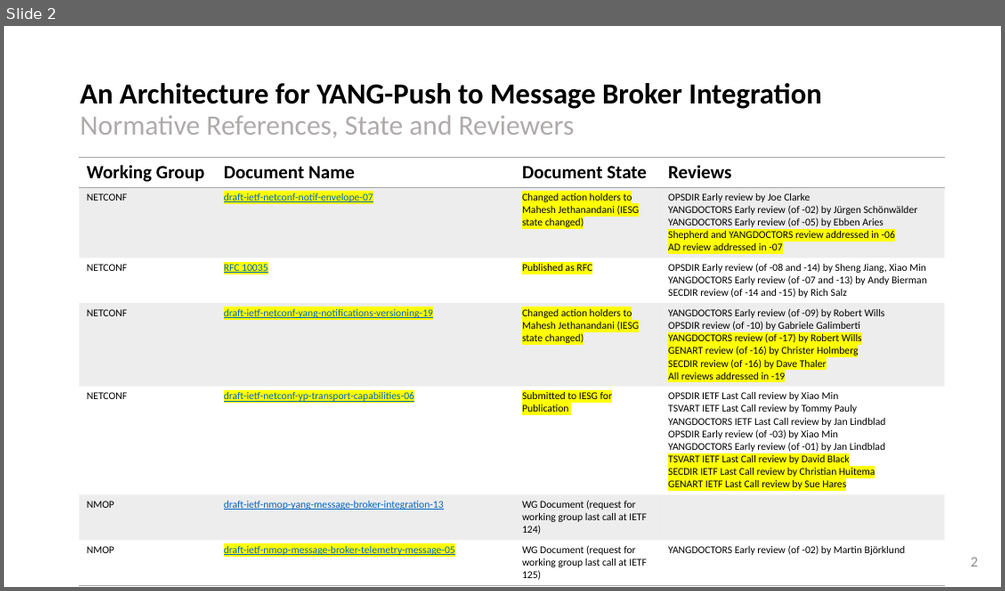
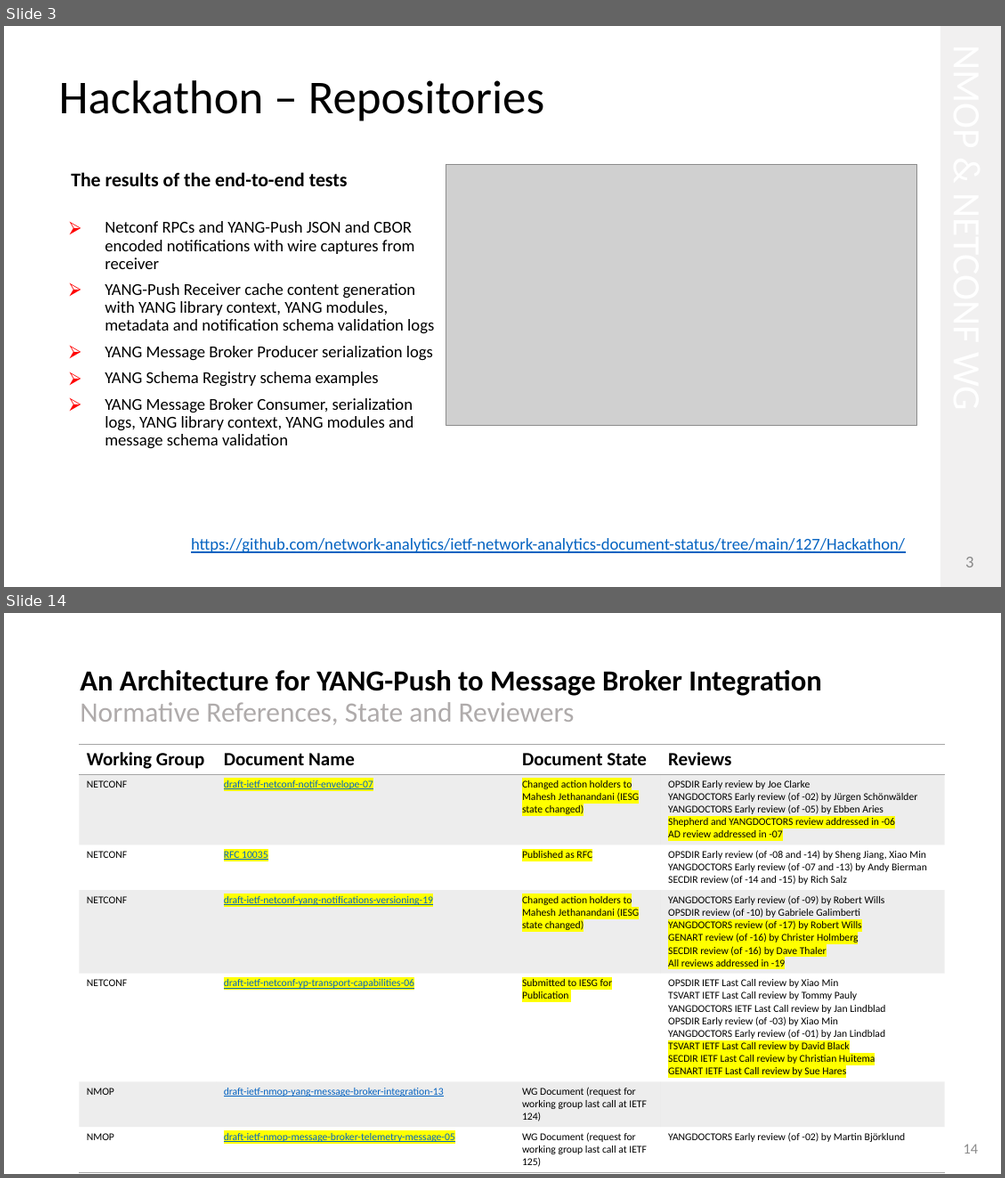
Before and after one commit to network-analytics/ietf-network-analytics-document-status, a slide deck: 127/NMOP/draft-ietf-nmop-yang-message-broker-integration-13.pptx. Shown one above the other, each under a label of ours: slide 2 before the commit, slides 3 and 14 after it; the slides between them are not shown. The pictures are 1005x591 and 1005x1178 pixels, drawn with LibreOffice and Linux fonts; fonts in the diff are those of the drawing; grey boxes stand for pictures. Boxes give left, top, right and bottom in pixels: in the first picture for what was removed or moved away, otherwise in the second. Text is boxed around its words. In the diff, an @@ line names an element or a change of style, - is before the commit and + after.

```diff
--- a/127/NMOP/draft-ietf-nmop-yang-message-broker-integration-13.pptx
+++ b/127/NMOP/draft-ietf-nmop-yang-message-broker-integration-13.pptx
@@ slide 3 added at (4, 26, 1001, 587), background #FFFFFF @@
@@ rectangle added at (940, 26, 1001, 587), fill #F1F0F0 @@
@@ title added at (59, 80, 544, 121), 45.3 pt, text #000000 @@
+Hackathon – Repositories
@@ text added at (71, 172, 434, 448), 16 pt, text #000000 @@
+The results of the end-to-end tests
+⮚ Netconf RPCs and YANG-Push JSON and CBOR encoded notifications with wire captures from receiver
+⮚ YANG-Push Receiver cache content generation with YANG library context, YANG modules, metadata and notification schema validation logs
+⮚ YANG Message Broker Producer serialization logs
+⮚ YANG Schema Registry schema examples
+⮚ YANG Message Broker Consumer, serialization logs, YANG library context, YANG modules and message schema validation
@@ picture added at (446, 164, 917, 426) @@
@@ text added at (191, 538, 905, 553), 16 pt, text #0563C1, underline @@
+https://github.com/network-analytics/ietf-network-analytics-document-status/tree/main/127/Hackathon/
@@ page number added at (965, 556, 973, 567), 16 pt, text #888888 @@
+3
@@ what was slide 2 is now slide 14 @@
@@ page number at (963, 1143, 979, 1153): text changed @@
-2
+14
```
Also in this commit, not shown: 12 other slides added, 1 slide removed, 1 other file.
